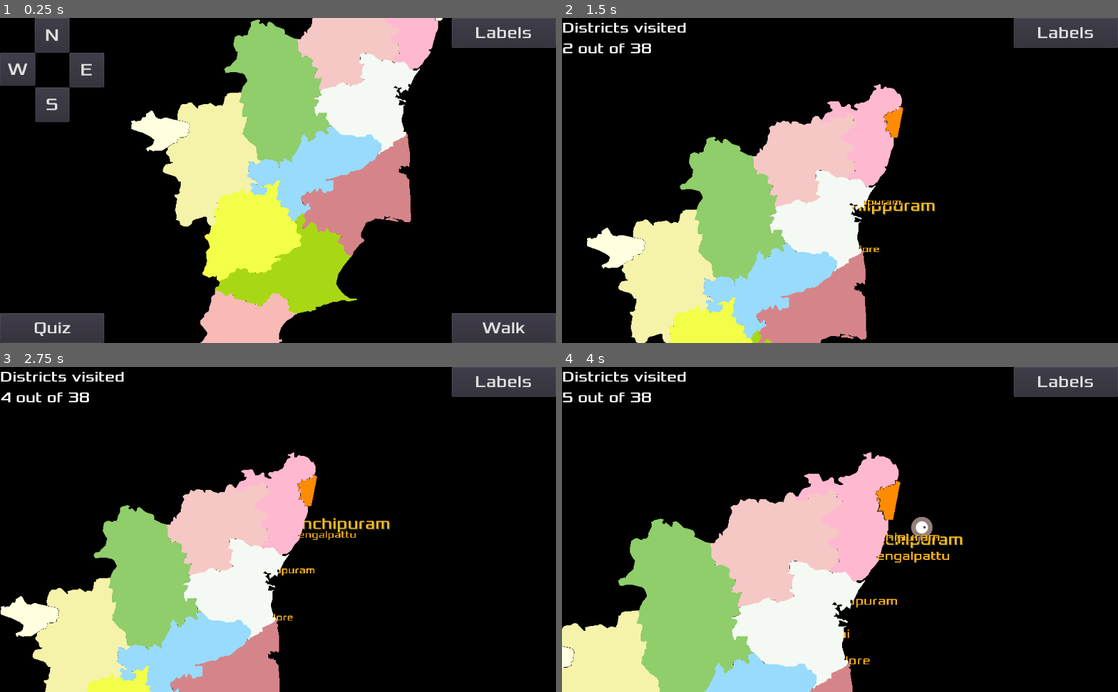
Above: before the commit, frames 1-4 (two rows, left to right).
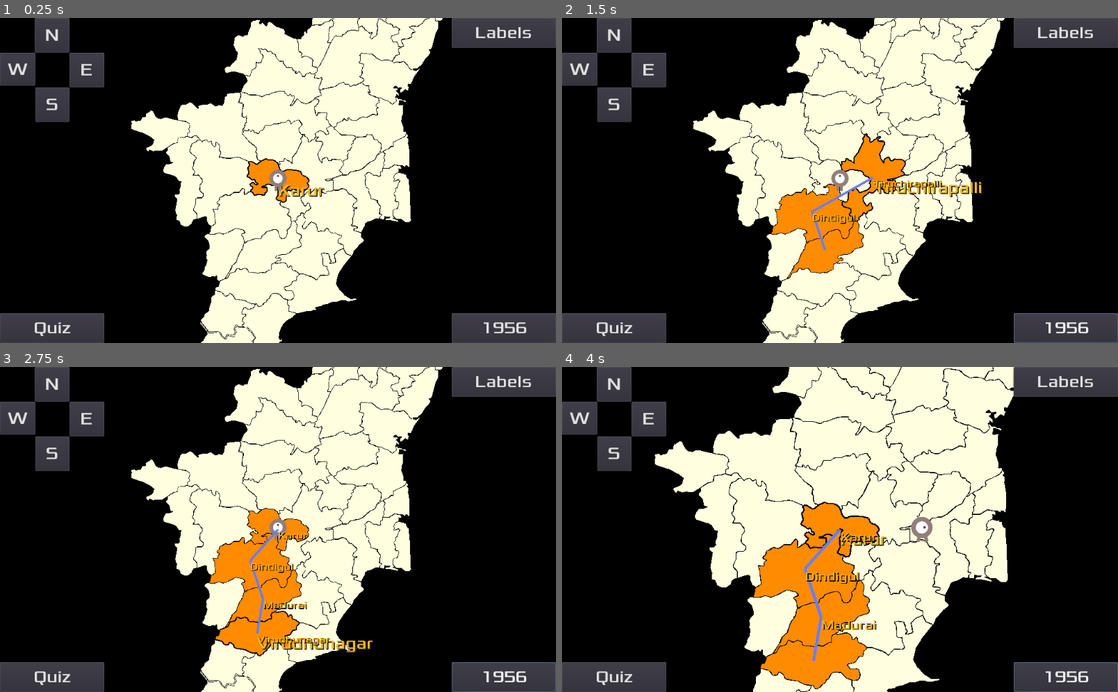
Above: after the commit, the same moments.

Repository: sharun-s/godot-tn
Game: Godot game, scene res://Node2D.tscn
The game is run twice, just before and just after one commit, with the same random seed, the same clock (stepped at 60 frames per second) and the same inputs.
Inputs (mouse positions are in pixels of both pictures, inside the frame that each line leads up to):
- Up to frame 1 (0.25 s): no input
- Up to frame 2 (1.5 s): click "Walk" (after the commit: "1956") at 0.5 s; tap Enter at 1.25 s; drag from (845, 239) to (901, 128) at 1.27 s
- Up to frame 3 (2.75 s): drag from (294, 519) to (239, 633) at 2.02 s
- Up to frame 4 (4 s): move the mouse to (867, 490) at 2.77 s; hold Right (ui_right) 2.78-3.5 s; hold Mouse wheel up (zoom_in) 2.78-3.5 s; click (867, 490) at 2.92 s; drag from (789, 646) to (845, 539) at 3.52 s

The runs differ from the first frame. In frame 1, 29% of the frame differs, in the area x 29-95%, y 0-100%; in frame 2, 50%; in frame 3, 50%; in frame 4, 59%, in the area x 0-100%, y 0-100%.

Commit message:
Added toggle to show hide 1956 map

Diff:
--- a/Node2D.tscn
+++ b/Node2D.tscn
@@ -90,7 +90,8 @@
 margin_left = -192.0
 margin_top = -55.0
 custom_fonts/font = SubResource( 3 )
-text = "Walk"
+toggle_mode = true
+text = "1956"
 __meta__ = {
 "_edit_use_anchors_": false
 }
@@ -159,4 +160,4 @@
 [connection signal="hit" from="Camera2D/Player" to="." method="_on_Player_hit"]
 [connection signal="pressed" from="HUD/Button" to="." method="_on_Button_pressed"]
 [connection signal="toggled" from="HUD/Labels" to="." method="_on_Labels_toggled"]
-[connection signal="pressed" from="HUD/Learn" to="." method="_on_Learn_pressed"]
+[connection signal="toggled" from="HUD/Learn" to="." method="_on_Learn_toggled"]
--- a/TN.gd
+++ b/TN.gd
@@ -69,7 +69,6 @@
 
 func merge_poly(g):
 	var main:Polygon2D=Polygon2D.new()
-	print('merging ',g[0], g[1])
 	var t=Transform2D()
 	var t2=Transform2D()
 	var ddims=d[g[0]]
@@ -87,7 +86,6 @@
 	#add_child(test)
 	var cnt=1
 	for i in range(2,len(g)):
-		print('merging ',g[i])
 		ddims=d[g[i]]
 		t.origin=Vector2(ddims[0],ddims[1])
 		var tp=t.xform(get_node(g[i]).get_child(0).polygon)
@@ -98,7 +96,7 @@
 		#test.color=Color(rng.randi_range(70,200))
 		#add_child(test)
 		#cnt=cnt+1
-	main.color=Color(rng.randf_range(0.5,1.0), rng.randf_range(0.5,1.0), rng.randf_range(0.0,1.0))
+	main.color=Color(rng.randf_range(0.6,1.0), rng.randf_range(0.0,1.0), rng.randf_range(0.0,0.26))
 	return main
 
 var compass_colors={
@@ -184,7 +182,7 @@
 		a2d.show_behind_parent=true
 		a2d.position=Vector2(x+(w/2),y+(h/2))
 		add_child(a2d)
-		add_label(district, x, y, w, h)
+		add_label(district, x, y, w, h, "dlabels")
 		a2d.connect('input_event', self, 'on_district_select',[district])
 	$HUD/N.connect("toggled", self, "_compass_toggled", ["North"])
 	$HUD/S.connect("toggled",self, "_compass_toggled", ["South"])
@@ -193,27 +191,30 @@
 	$Camera2D.position=get_node('Karur').position
 	$Camera2D.zoom=Vector2(2.4, 2.4)
 	$Label.rect_scale=$Camera2D.zoom
-	var salem:Polygon2D=merge_poly(['Salem','Dharmapuri','Namakkal','Krishnagiri'])
-	add_child(salem)
-	var coim:Polygon2D=merge_poly(['Coimbatore','Erode','Tiruppur'])
-	add_child(coim)
-	var mad:Polygon2D=merge_poly(['Madurai','Dindigul','Theni'])
-	add_child(mad)
-	var ram:Polygon2D=merge_poly(['Ramanathapuram','Sivagangai','Virudhunagar'])
-	add_child(ram)
-	var neli:Polygon2D=merge_poly(['Tirunelveli','Thoothukudi','Tenkasi'])
-	add_child(neli)
-	var na:Polygon2D=merge_poly(['Tiruvannamalai','Vellore','Tirupathur','Ranipet'])
-	add_child(na)
-	var sa:Polygon2D=merge_poly(['Cuddalore','Vilippuram','Kallakurichi'])
-	add_child(sa)
-	var ch:Polygon2D=merge_poly(['Kanchipuram','Tiruvallur','Chengalpattu'])
-	add_child(ch)
-	var tri:Polygon2D=merge_poly(['Tiruchirapalli','Karur','Perumbalur','Ariyalur'])
-	add_child(tri)
-	var tanj:Polygon2D=merge_poly(['Thanjavur','Pudukotai','Tiruvarur','Nagapattinam','Mayiladithurai'])
-	add_child(tanj)
-	update()
+	add1956districts()
+	#update()
+
+func add1956districts():
+	var d1956={
+		Salem=['Salem','Dharmapuri','Namakkal','Krishnagiri'],
+		Coimbatore=['Tiruppur','Coimbatore','Erode'],
+		Madurai=['Madurai','Dindigul','Theni'],
+		Ramanathapuram=['Ramanathapuram','Sivagangai','Virudhunagar'],
+		Tirunelveli=['Tirunelveli','Thoothukudi','Tenkasi'],
+		"North Arcot":['Tiruvannamalai','Vellore','Tirupathur','Ranipet'],
+		"South Arcot":['Cuddalore','Vilippuram','Kallakurichi'],
+		"Chinglepet":['Kanchipuram','Tiruvallur','Chengalpattu'],
+		Trichy=['Tiruchirapalli','Karur','Perumbalur','Ariyalur'],
+		Thanjavur=['Pudukotai','Thanjavur','Tiruvarur','Nagapattinam','Mayiladithurai']
+	}
+	var tmp:Polygon2D
+	for i in d1956:
+		tmp=merge_poly(d1956[i])
+		tmp.hide()
+		tmp.add_to_group("1956")
+		add_child(tmp)
+		add_label(i, d[d1956[i][0]][0], d[d1956[i][0]][1], 0.0, 0.0, '1956')
+
 
 func _unhandled_input(event):
 	if event is InputEventKey:
@@ -396,7 +397,7 @@
 		$Label.text=''
 		get_tree().set_group("dlabels","visible",false)
 
-func _on_Learn_pressed():
+func fullwalktest():
 	reset()
 	game_in_progress=2
 	var current='Chennai'
@@ -449,7 +450,7 @@
 	df.font_data=f
 	df.size=44
 
-func add_label(district, x, y, w, h):
+func add_label(district, x, y, w, h, groupname):
 	var l:Label=Label.new()
 	l.set("custom_fonts/font",df)
 	l.set("custom_colors/font_color", district_label_text_color)
@@ -461,7 +462,7 @@
 	l.text=district
 	l.name='lbl'+district
 	l.rect_position=Vector2(x+w/2, y+h/2)
-	l.add_to_group('dlabels')
+	l.add_to_group(groupname)
 	add_child(l)
 
 func _on_Labels_toggled(button_pressed):
@@ -532,3 +533,10 @@
 	if $Camera2D/Gopal != null:
 		#print('Gopal has wandered into '+ name+' '+str($Camera2D/Gopal.global_position))
 		highlight_district(name, false)
+
+
+func _on_Learn_toggled(button_pressed):
+	if button_pressed:
+		get_tree().call_group("1956","show")
+	else:
+		get_tree().call_group("1956","hide")
